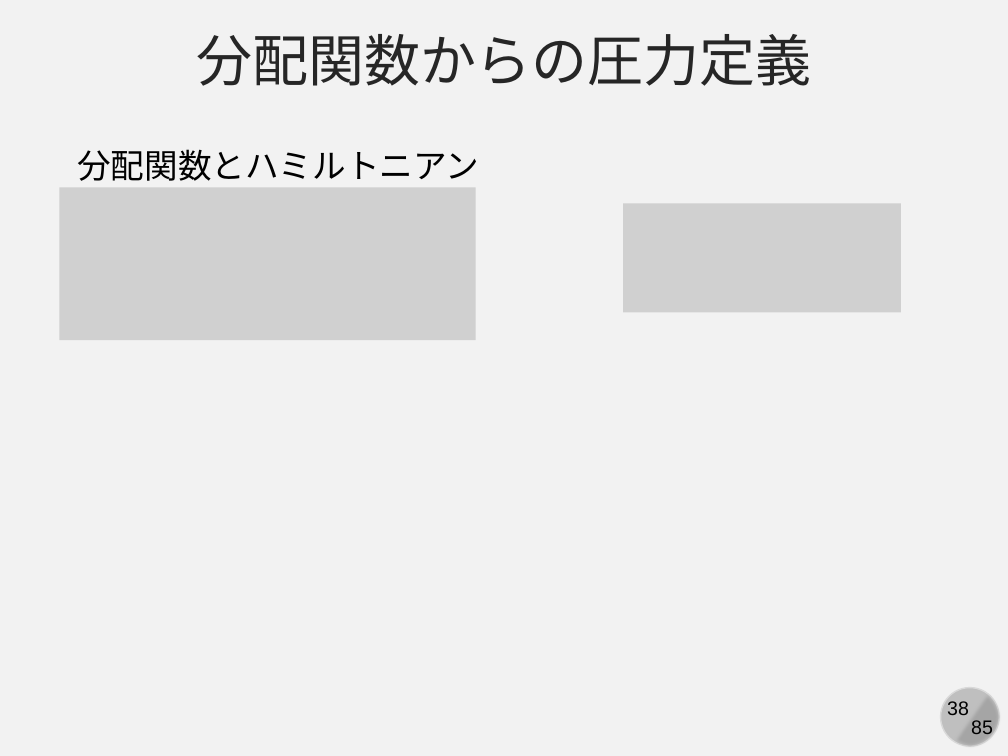
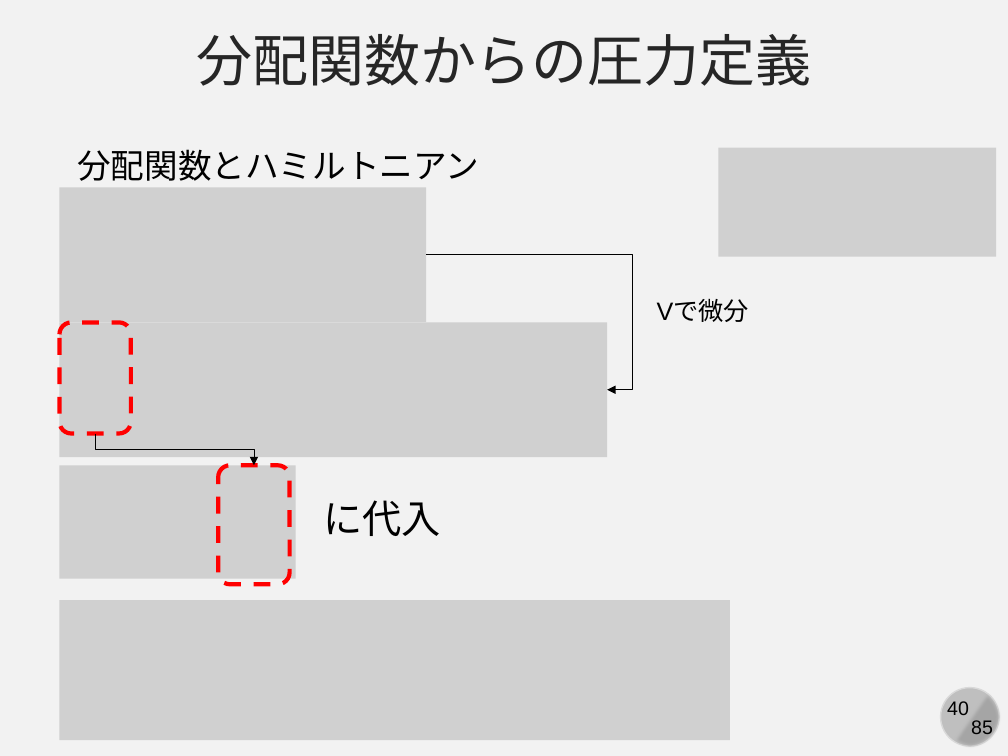
Before and after one commit to kaityo256/simulation_engineering, a slide deck: slide 40 of 06_md_observable/simulation06.pptx (slide 38 before the commit). Drawn at 1008x756 pixels with LibreOffice and Linux fonts; fonts in the diff are those of the drawing; grey boxes stand for pictures. Boxes give left, top, right and bottom in pixels: in the first picture for what was removed or moved away, otherwise in the second. Text is boxed around its words. In the diff, an @@ line names an element or a change of style, - is before the commit and + after.

Commit message:
46 slides

```diff
--- a/06_md_observable/simulation06.pptx
+++ b/06_md_observable/simulation06.pptx
@@ picture added at [719, 148, 997, 257] @@
@@ picture: place and size @@
-picture at [59, 187, 476, 340]
+picture at [59, 187, 426, 323]
@@ picture removed at [623, 204, 901, 312] @@
@@ elbow arrow added from (426, 255) to (607, 390), #000000 0.5 pt @@
@@ picture added at [59, 323, 607, 458] @@
@@ rounded rectangle added at [59, 323, 131, 433], outline #FF0000 3 pt dashed @@
@@ text added at [657, 300, 749, 322], 18 pt, text #000000 @@
+Vで微分
@@ elbow arrow added from (95, 433) to (254, 466), #000000 0.5 pt @@
@@ picture added at [59, 466, 295, 580] @@
@@ rounded rectangle added at [219, 466, 290, 585], outline #FF0000 3 pt dashed @@
@@ text added at [323, 500, 440, 536], 28 pt, text #000000 @@
+に代入
@@ picture added at [59, 600, 730, 740] @@
@@ page number at [947, 701, 969, 715]: text changed @@
-38
+40
```
Also in this commit, not shown: 8 slides added.
